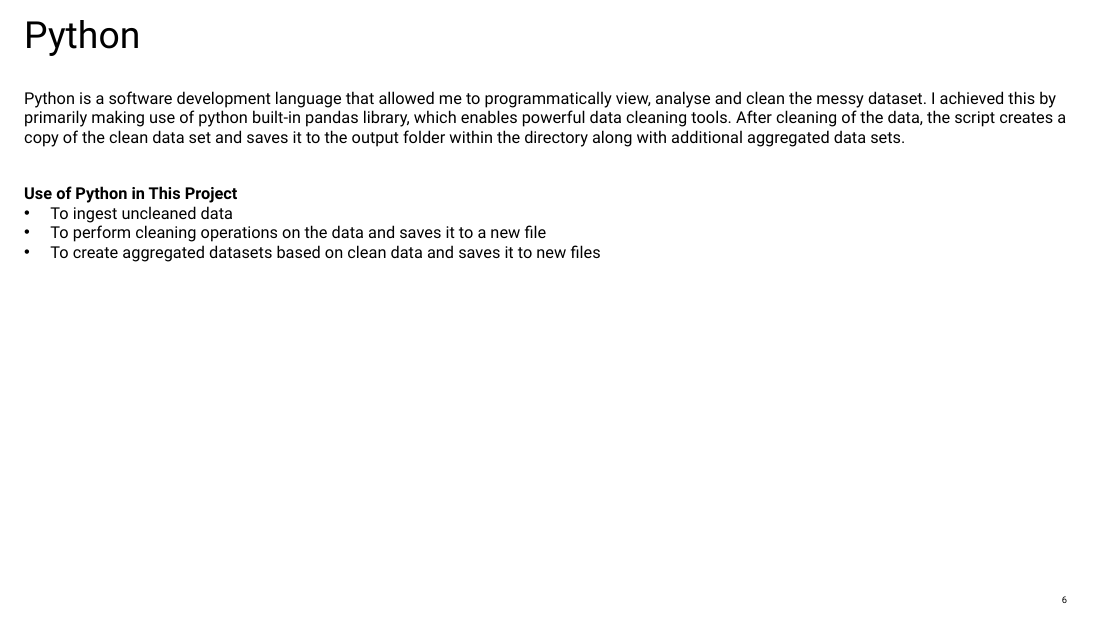
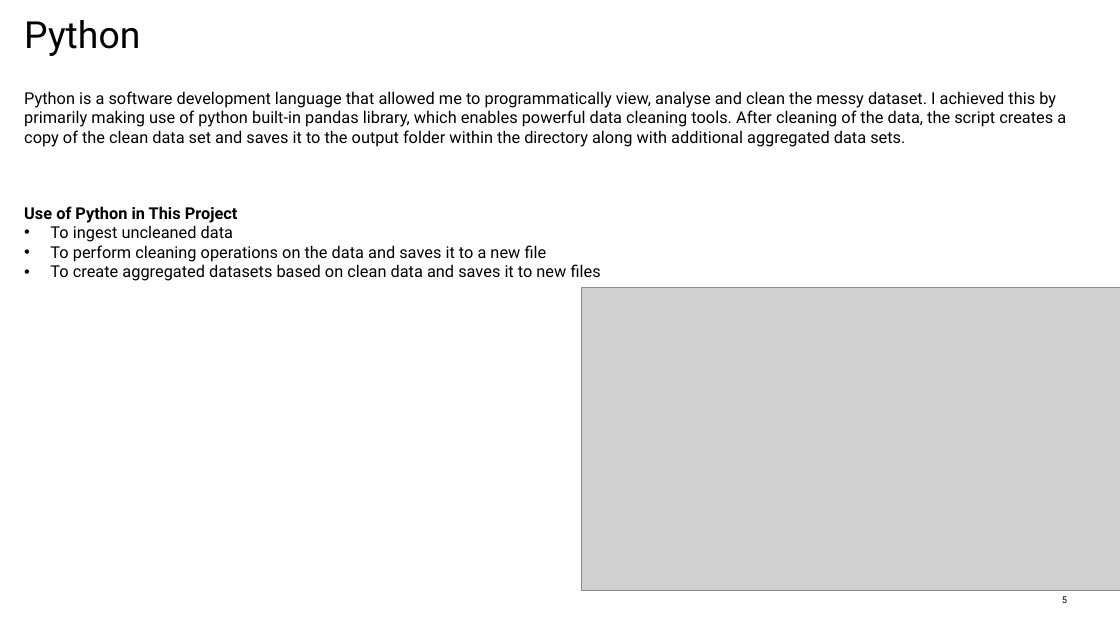
Before and after one commit to sc-grads/sc_TeolanGovender_2026, a slide deck: slide 5 of Sales Data Processing-Project-April2026/project/reports/DataCleaningandAnalysis_SambeConsulting.pptx (slide 6 before the commit). Drawn at 1120x630 pixels with LibreOffice and Linux fonts; fonts in the diff are those of the drawing; grey boxes stand for pictures; background and template pictures are left out. Boxes give left, top, right and bottom in pixels: in the first picture for what was removed or moved away, otherwise in the second. Text is boxed around its words. In the diff, an @@ line names an element or a change of style, - is before the commit and + after.

Commit message:
Data cleaning project - written report and presentation

```diff
--- a/Sales Data Processing-Project-April2026/project/reports/DataCleaningandAnalysis_SambeConsulting.pptx
+++ b/Sales Data Processing-Project-April2026/project/reports/DataCleaningandAnalysis_SambeConsulting.pptx
@@ text "Python is a software development ..." rewrapped from bbox=[24, 91, 1066, 262] to bbox=[24, 91, 1066, 281] @@
@@ picture added at bbox=[581, 287, 1120, 591] @@
```
Also in this commit, not shown: 7 other slides changed, 1 slide removed, 4 other files.
